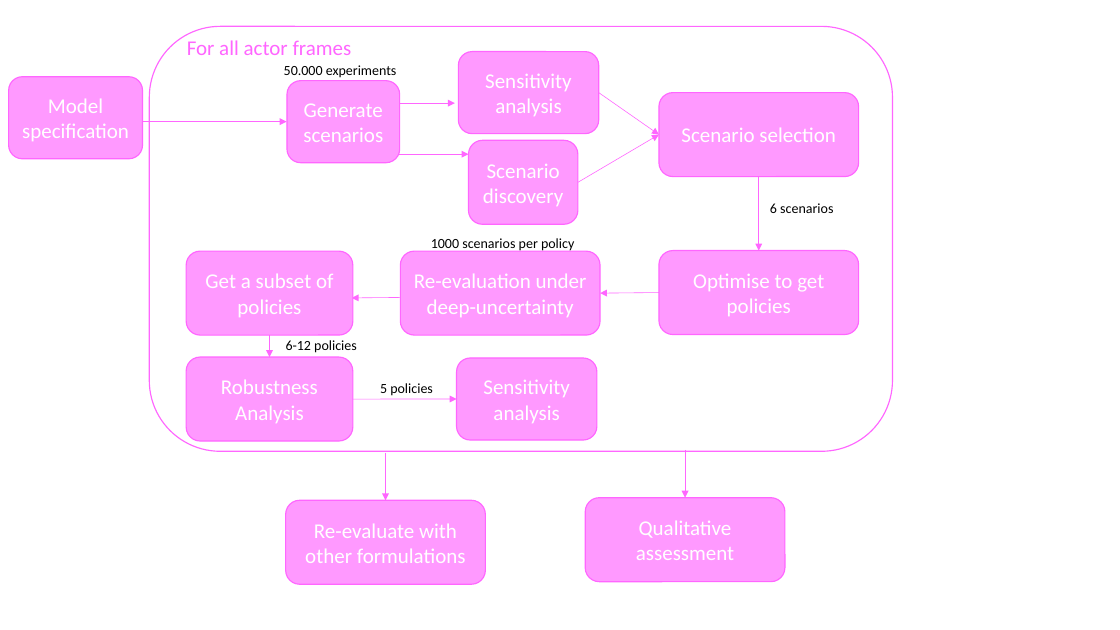
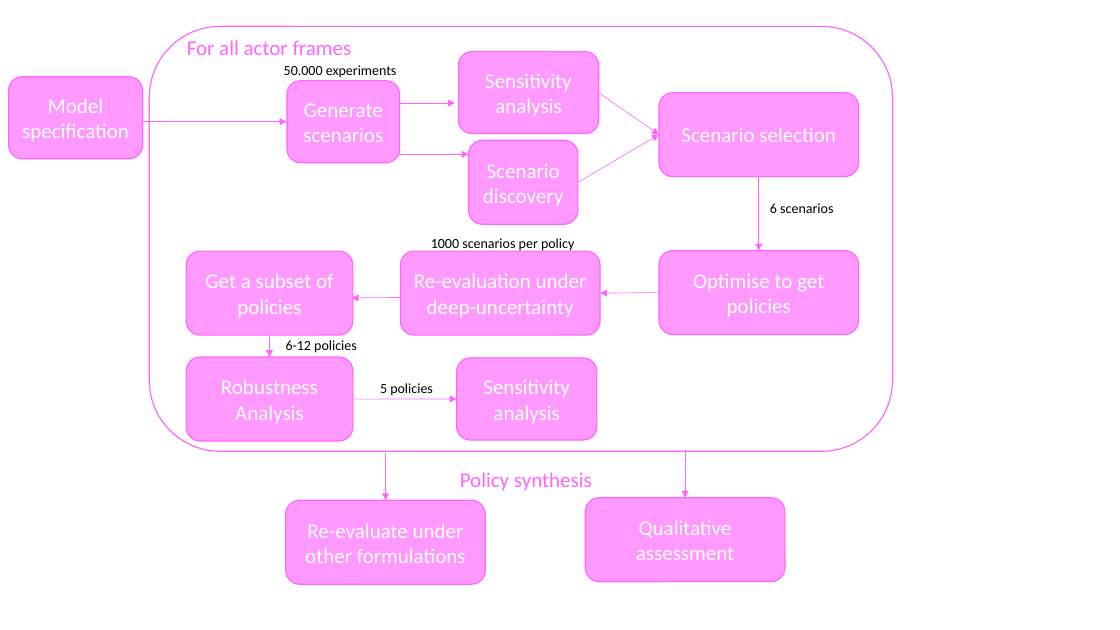
Before and after one commit to Lischip/FabiosDecisions, a slide deck: slide 7 of report/figures/methodology.pptx. Drawn at 1120x630 pixels with LibreOffice and Linux fonts; fonts in the diff are those of the drawing. Boxes give left, top, right and bottom in pixels: in the first picture for what was removed or moved away, otherwise in the second. Text is boxed around its words. In the diff, an @@ line names an element or a change of style, - is before the commit and + after.

```diff
--- a/report/figures/methodology.pptx
+++ b/report/figures/methodology.pptx
@@ text added at (x1=460, y1=472, x2=592, y2=491), 18 pt, text #FF66FF @@
+Policy synthesis
@@ text in rounded rectangle at (x1=305, y1=523, x2=466, y2=563): text changed @@
-Re-evaluate with other formulations
+Re-evaluate under other formulations
```
Also in this commit, not shown: 1 other file.
